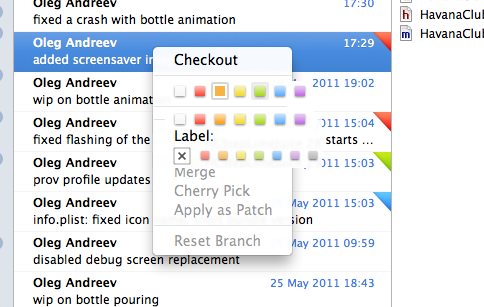
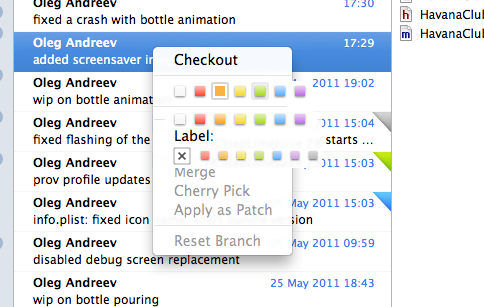
Layer changes from the first 484×307 image to the second:
hid group "highlighted corners" (3 layers) over [372, 32, 391, 132]
added layer "blue normal copy 4" in group "normal corners" over [372, 112, 391, 132]
added layer "blue normal copy 3" in group "normal corners" over [372, 112, 391, 132]
added layer "blue normal copy 2" in group "normal corners" over [372, 112, 391, 132]
added layer "green normal copy 2" in group "normal corners" over [372, 112, 391, 132]
added layer "red normal copy 3" in group "normal corners" over [372, 112, 391, 132]
added layer "red normal copy 2" in group "normal corners" over [372, 112, 391, 132]
added group "bg" with 3 layers over [372, 32, 391, 132]
moved "snapshot" into group "bg" over [372, 32, 391, 132]
removed layer "Background" over [372, 32, 391, 132]
